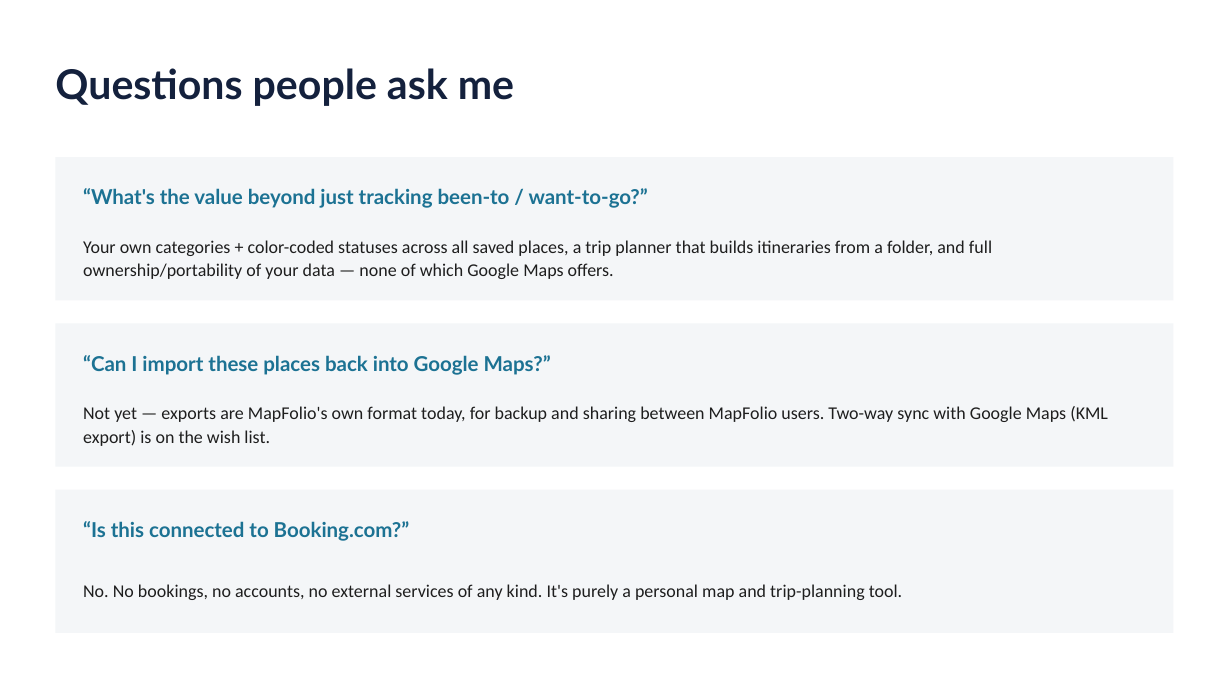
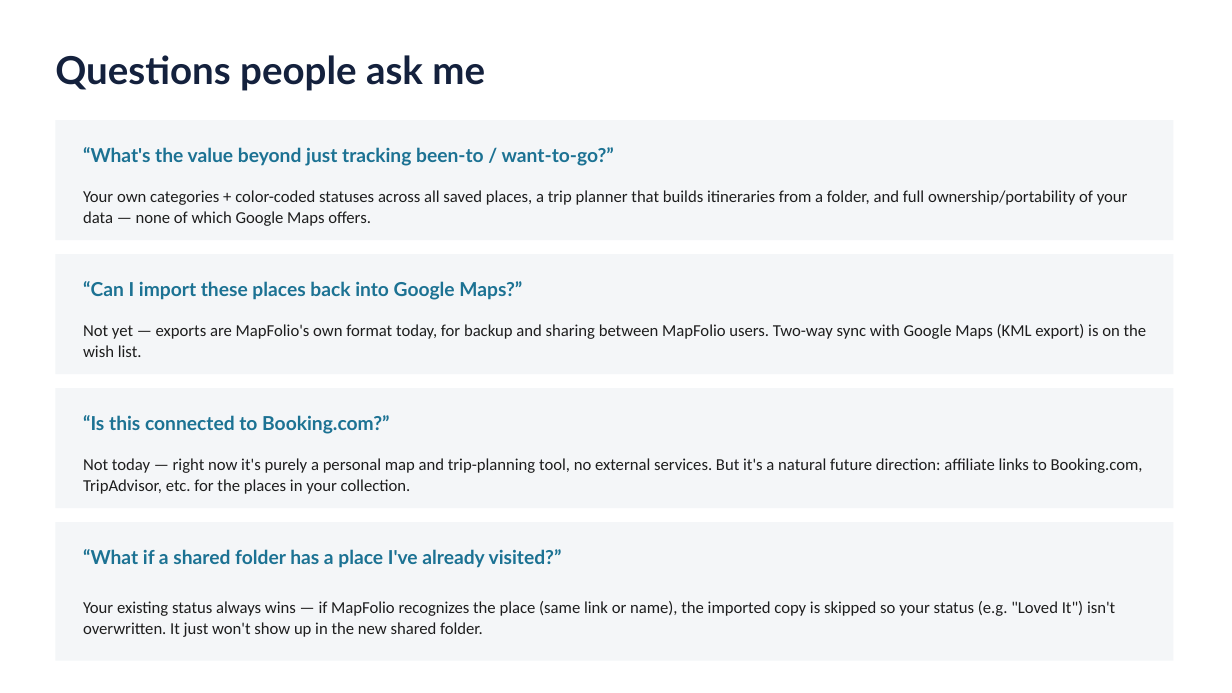
Before and after one commit to LScurlysue/HeyPlace, a slide deck: slide 9 of Visual Materials/My projects/AI/Gemenai project/better version cloude/MapFolio-DemoDay.pptx. Drawn at 1232x693 pixels with LibreOffice and Linux fonts; fonts in the diff are those of the drawing. Boxes give left, top, right and bottom in pixels: in the first picture for what was removed or moved away, otherwise in the second. Text is boxed around its words. In the diff, an @@ line names an element or a change of style, - is before the commit and + after.

Commit message:
Add desktop collapsible Filters/Tools, in-app guide link, and FAQ on shared-folder status conflicts
- Remove desktop override that forced Filters/Tools sections expanded, so they collapse like on mobile
- Add Quick Start Guide download link to the in-app help modal
- Add FAQ entry (deck + guide) explaining that existing place status wins over imports from shared folders
- Add QR code to closing slide and reframe Booking.com FAQ as a future affiliate opportunity

```diff
--- a/Visual Materials/My projects/AI/Gemenai project/better version cloude/MapFolio-DemoDay.pptx
+++ b/Visual Materials/My projects/AI/Gemenai project/better version cloude/MapFolio-DemoDay.pptx
@@ text "Questions people ask me": place and size @@
-text "Questions people ask me" at (55, 68, 514, 106)
+text "Questions people ask me" at (55, 55, 485, 91)
@@ text "Questions people ask me" at (55, 55, 485, 91): size 32 to 30 pt @@
@@ rectangle: place and size @@
-rectangle at (55, 157, 1174, 300)
+rectangle at (55, 120, 1174, 240)
@@ text "“What's the value beyond just ...": place and size @@
-text "“What's the value beyond just ..." at (83, 188, 648, 208)
+text "“What's the value beyond just ..." at (83, 147, 614, 166)
@@ text "Your own categories + color-coded ...": place and size @@
-text "Your own categories + color-coded ..." at (83, 240, 992, 279)
+text "Your own categories + color-coded ..." at (83, 190, 1128, 226)
@@ text "Your own categories + color-coded ..." at (83, 190, 1128, 226): size 14 to 13 pt; line spacing 1.1 to 1.05 @@
@@ rectangle: place and size @@
-rectangle at (55, 323, 1174, 467)
+rectangle at (55, 254, 1174, 374)
@@ text "“Can I import these places ...": place and size @@
-text "“Can I import these places ..." at (83, 355, 551, 375)
+text "“Can I import these places ..." at (83, 281, 522, 300)
@@ text "Not yet — exports are ..." at (83, 324, 1147, 357): size 14 to 13 pt; line spacing 1.1 to 1.05 @@
@@ text "Not yet — exports are ...": place and size @@
-text "Not yet — exports are ..." at (83, 406, 1108, 446)
+text "Not yet — exports are ..." at (83, 324, 1147, 357)
@@ rectangle: place and size @@
-rectangle at (55, 490, 1174, 633)
+rectangle at (55, 388, 1174, 508)
@@ size 16 to 15 pt in 3 elements at (83, 147, 614, 166), (83, 281, 522, 300), (83, 415, 389, 434) @@
@@ text "“Is this connected to Booking.com?”": place and size @@
-text "“Is this connected to Booking.com?”" at (83, 521, 410, 541)
+text "“Is this connected to Booking.com?”" at (83, 415, 389, 434)
@@ text at (83, 458, 1143, 494): text changed; size 14 to 13 pt @@
-No. No bookings, no accounts, no external services of any kind. It's purely a personal map and trip-planning tool.
+Not today — right now it's purely a personal map and trip-planning tool, no external services. But it's a natural future direction: affiliate links to Booking.com, TripAdvisor, etc. for the places in your collection.
@@ rectangle added at (55, 522, 1174, 661), fill #F4F6F8 @@
@@ text added at (83, 549, 562, 568), 15 pt, text #1C7293, bold @@
+“What if a shared folder has a place I've already visited?”
@@ text added at (83, 601, 1115, 637), 13 pt, text #1E1E1E @@
+Your existing status always wins — if MapFolio recognizes the place (same link or name), the imported copy is skipped so your status (e.g. "Loved It") isn't overwritten. It just won't show up in the new shared folder.
```
Also in this commit, not shown: 1 other slide changed, 1 slide added, 8 other files.
